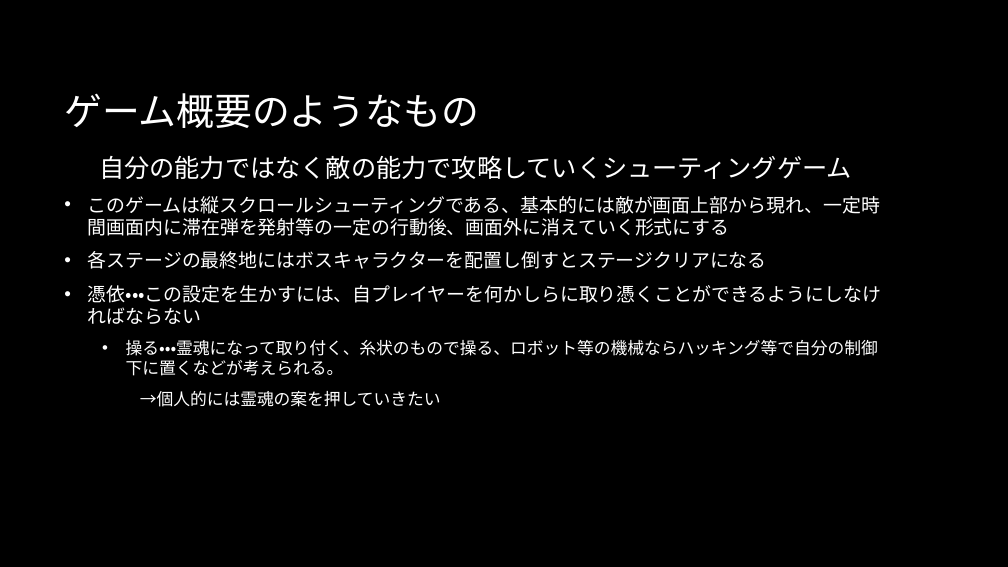
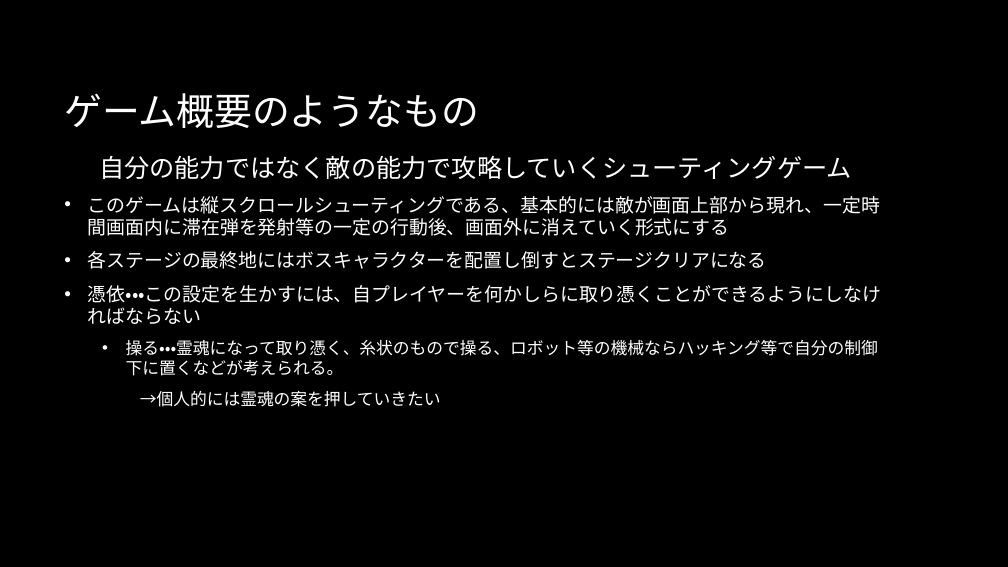
Before and after one commit to MusubiKamishiro/ParasitismShooting, a slide deck: slide 2 of 企画担当部門/憑依型シューティングゲーム.pptx. Drawn at 1008x567 pixels with LibreOffice and Linux fonts; fonts in the diff are those of the drawing; background and template pictures are left out. Boxes give left, top, right and bottom in pixels: in the first picture for what was removed or moved away, otherwise in the second. Text is boxed around its words. In the diff, an @@ line names an element or a change of style, - is before the commit and + after.

```diff
--- a/企画担当部門/憑依型シューティングゲーム.pptx
+++ b/企画担当部門/憑依型シューティングゲーム.pptx
@@ text at [126,340,878,376]: text changed @@
-  • 操る・・・霊魂になって取り付く、糸状のもので操る、ロボット等の機械ならハッキング等で自分の制御下に置くなどが考えられる。
+  • 操る・・・霊魂になって取り憑く、糸状のもので操る、ロボット等の機械ならハッキング等で自分の制御下に置くなどが考えられる。
```
Also in this commit, not shown: 2 other slides changed.
